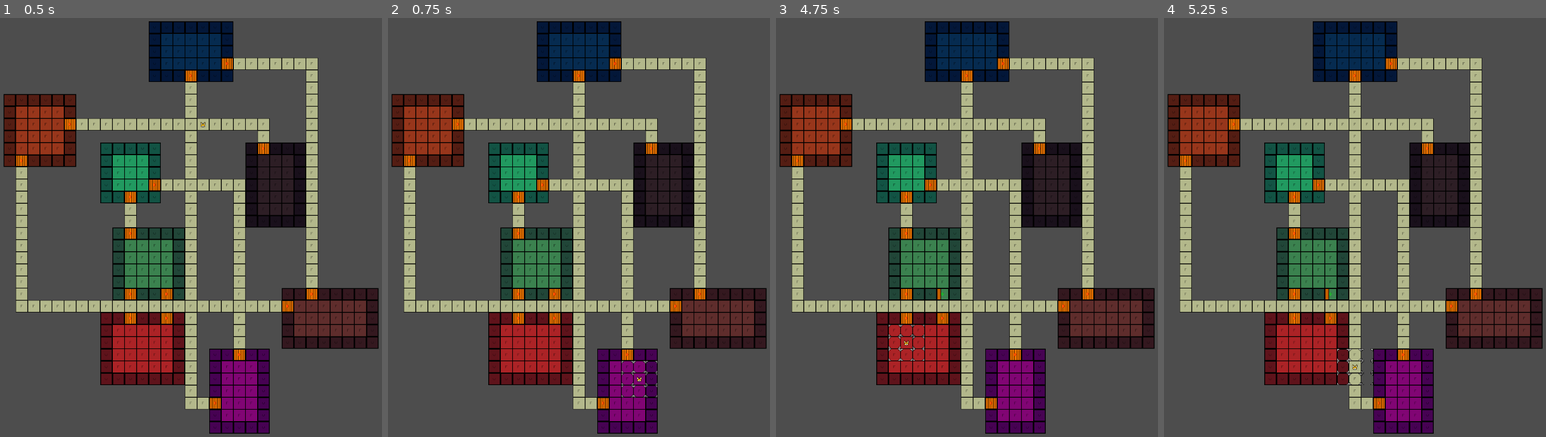
Above: before the commit, frames 1-4 (left to right).
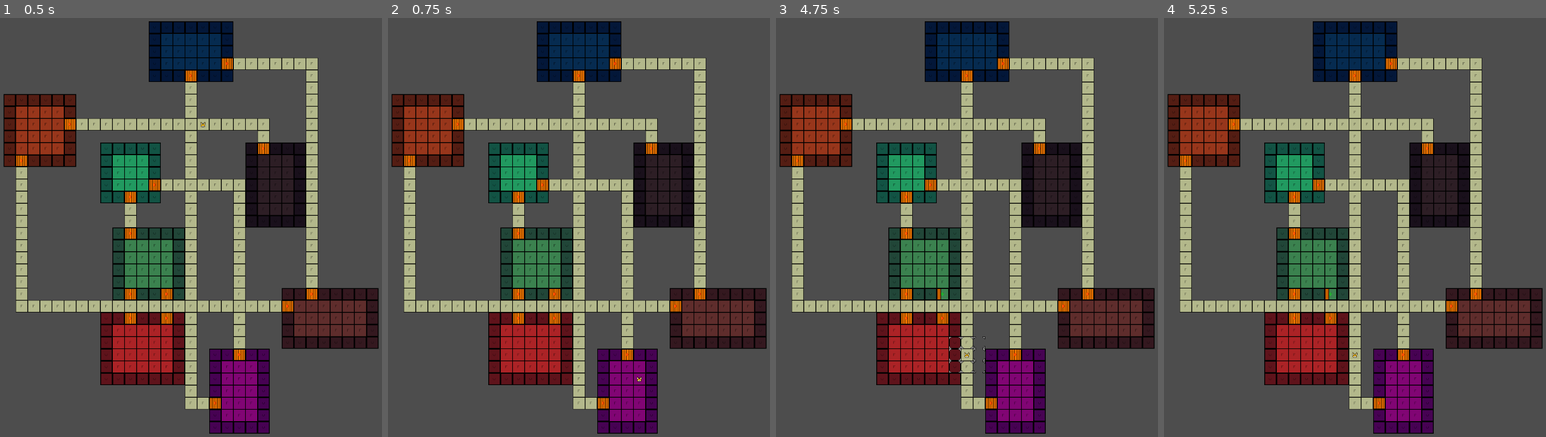
Above: after the commit, the same moments.

Repository: alanb33/GodotDungeonGame
Game: Godot game, scene res://Scenes/GameScene.tscn
Two runs of this game, one before a commit and one after it. Both use one fixed random seed, a clock stepped at 60 frames per second and the inputs below.
Inputs:
- Up to frame 1 (0.5 s): no input
- Up to frame 2 (0.75 s): tap Enter (ui_accept) at 0.5 s; hold Right (ui_right) from 0.53 s (still down); hold C (action_close) from 0.53 s (still down)
- Up to frame 3 (4.75 s): tap Enter (ui_accept) at 0.77, 1.07, 1.25, 1.52, 1.82, 2, 2.75, 3.02, 3.32, 3.5, 4.35, 4.52 s; tap Keypad 9 (ui_ne) at 0.8, 1.35 s; release Right (ui_right) at 1.28 s; release C (action_close) at 1.28 s; hold Down (ui_down) 1.28-2.03 s; tap Keypad 7 (ui_nw) at 1.55, 2.1 s; hold Right (ui_right) 2.03-2.78 s; tap Keypad 3 (ui_se) at 2.3, 2.85 s; hold Up (ui_up) 2.78-3.53 s; tap Keypad 1 (ui_sw) at 3.05, 3.6 s; hold Enter (ui_accept) 3.53-4.28 s; hold Left (ui_left) from 3.53 s (still down); tap C (action_close) at 4.55 s
- Up to frame 4 (5.25 s): tap Enter (ui_accept) at 4.82 s; release Left (ui_left) at 5.03 s; hold Down (ui_down) from 5.03 s (still down); hold C (action_close) from 5.03 s (still down)

Frame 1 is identical in both runs. In frame 2, less than 0.1% of the frame differs, in the area x 61-71%, y 81-91%; in frame 3, 0.2%, in the area x 29-55%, y 73-85%; in frame 4, 0.1%.

Commit message:
Fix action timing issue by using sync processing via _input()

Diff:
--- a/Components/PlayerActionController.gd
+++ b/Components/PlayerActionController.gd
@@ -3,6 +3,6 @@
 
 signal action_request(action: ActionTypes.Action)
 
-func handle_actions():
-	if Input.is_action_just_pressed("action_close"):
+func _input(event):
+	if event.is_action_pressed("action_close"):
 		action_request.emit(ActionTypes.Action.ACTION_CLOSE)
--- a/Components/PlayerMovementController.gd
+++ b/Components/PlayerMovementController.gd
@@ -2,16 +2,16 @@
 
 signal move_request(dir: MoveTypes.Dir)
 
-func handle_movements():
-	if Input.is_action_just_pressed("ui_left"):
+func _input(event):
+	if event.is_action_pressed("ui_left"):
 		move_request.emit(MoveTypes.Dir.LEFT)
-	if Input.is_action_just_pressed("ui_right"):
+	if event.is_action_pressed("ui_right"):
 		move_request.emit(MoveTypes.Dir.RIGHT)
-	if Input.is_action_just_pressed("ui_up"):
+	if event.is_action_pressed("ui_up"):
 		move_request.emit(MoveTypes.Dir.UP)
-	if Input.is_action_just_pressed("ui_down"):
+	if event.is_action_pressed("ui_down"):
 		move_request.emit(MoveTypes.Dir.DOWN)
-	if Input.is_action_just_pressed("ui_accept"):
+	if event.is_action_pressed("ui_accept"):
 		move_request.emit(MoveTypes.Dir.RANDOM)
 
 # Called when the node enters the scene tree for the first time.
--- a/Scenes/Entity.gd
+++ b/Scenes/Entity.gd
@@ -16,6 +16,8 @@
 var _player_movement_controller = null
 var _player_action_controller = null
 
+var movement_locked := false
+
 func _connect_components():
 	for component in _components.get_children():
 		if component is Sprite2D:
@@ -29,10 +31,15 @@
 			_player_action_controller.action_request.connect(_on_action_request)
 
 func _on_action_request(action: ActionTypes.Action):
+	if player_controlled:
+		match action:
+			ActionTypes.Action.ACTION_CLOSE:
+				movement_locked = true
 	action_request.emit(self, action)
 
 func _on_move_request(dir: MoveTypes.Dir):
-	move_request.emit(self, dir)
+	if not movement_locked:
+		move_request.emit(self, dir)
 
 func _prepare_sprite():
 	_sprite.scale.x = TileInfo.CURRENT_DIMENSIONS.x / TileInfo.BASE_DIMENSIONS.x
@@ -41,12 +48,3 @@
 # Called when the node enters the scene tree for the first time.
 func _ready():
 	_connect_components()
-	pass # Replace with function body.
-
-
-# Called every frame. 'delta' is the elapsed time since the previous frame.
-func _process(delta):
-	if _player_movement_controller != null:
-		_player_movement_controller.handle_movements()
-	if _player_action_controller != null:
-		_player_action_controller.handle_actions()
--- a/Scenes/EntityActionController.gd
+++ b/Scenes/EntityActionController.gd
@@ -5,26 +5,28 @@
 @export var _level_manager: LevelManager
 
 var _grid_selector_scene: PackedScene = preload("res://Scenes/Util/GridSelector.tscn")
+var _awaiting_input := false
 
 signal _input_dir(dir: TileUtil.Dir)
 
-func _ask_player_dir_input():
-	if Input.is_action_just_pressed("ui_left"):
-		_input_dir.emit(TileUtil.Dir.W)
-	if Input.is_action_just_pressed("ui_right"):
-		_input_dir.emit(TileUtil.Dir.E)
-	if Input.is_action_just_pressed("ui_up"):
-		_input_dir.emit(TileUtil.Dir.N)
-	if Input.is_action_just_pressed("ui_down"):
-		_input_dir.emit(TileUtil.Dir.S)
-	if Input.is_action_just_pressed("ui_nw"):
-		_input_dir.emit(TileUtil.Dir.NW)
-	if Input.is_action_just_pressed("ui_ne"):
-		_input_dir.emit(TileUtil.Dir.NE)
-	if Input.is_action_just_pressed("ui_se"):
-		_input_dir.emit(TileUtil.Dir.SE)
-	if Input.is_action_just_pressed("ui_sw"):
-		_input_dir.emit(TileUtil.Dir.SW)
+func _input(event):
+	if _awaiting_input:
+		if Input.is_action_just_pressed("ui_left"):
+			_input_dir.emit(TileUtil.Dir.W)
+		if Input.is_action_just_pressed("ui_right"):
+			_input_dir.emit(TileUtil.Dir.E)
+		if Input.is_action_just_pressed("ui_up"):
+			_input_dir.emit(TileUtil.Dir.N)
+		if Input.is_action_just_pressed("ui_down"):
+			_input_dir.emit(TileUtil.Dir.S)
+		if Input.is_action_just_pressed("ui_nw"):
+			_input_dir.emit(TileUtil.Dir.NW)
+		if Input.is_action_just_pressed("ui_ne"):
+			_input_dir.emit(TileUtil.Dir.NE)
+		if Input.is_action_just_pressed("ui_se"):
+			_input_dir.emit(TileUtil.Dir.SE)
+		if Input.is_action_just_pressed("ui_sw"):
+			_input_dir.emit(TileUtil.Dir.SW)
 
 func _connect_signals():
 	_entity_manager.entity_action_request.connect(_on_entity_action_request)
@@ -39,13 +41,12 @@
 
 	if entity.player_controlled:
 		var grid: Array = _spawn_selector_grid_around(entity)
-		_ask_player_dir_input()
+		_awaiting_input = true
 		var selection_dir = await _input_dir
-		print("Dir await over: " + str(selection_dir))
+		_awaiting_input = false
 		var close_coordinate = Coordinate.new()
 		var surrounding_coords = TileUtil.get_surrounding_tile_vector2_dictionary(entity.coordinate)
 		close_coordinate.vector2 = surrounding_coords[selection_dir]
-		print("close coordinate vector2: " + str(close_coordinate.vector2))
 		var tile_to_close: Tile = _level_manager.get_tile_from_coordinate(close_coordinate)
 
 		if tile_to_close != null:
@@ -66,6 +67,8 @@
 
 		for selector in grid:
 			selector.queue_free()
+
+		entity.movement_locked = false
 
 func _on_entity_action_request(entity: Entity, action: ActionTypes.Action):
 	match action:
@@ -101,8 +104,3 @@
 func _ready() -> void:
 	_test_links()
 	_connect_signals()
-
-
-# Called every frame. 'delta' is the elapsed time since the previous frame.
-func _process(delta: float) -> void:
-	_ask_player_dir_input()
